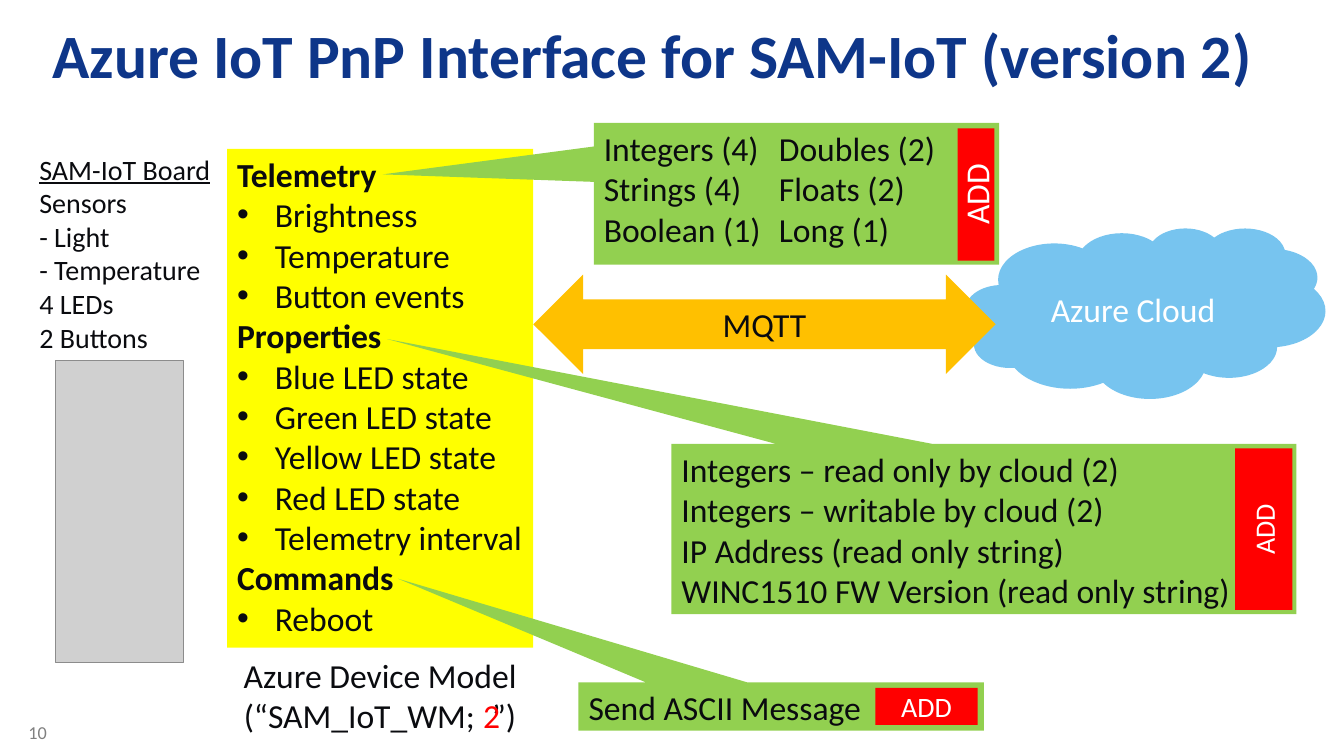
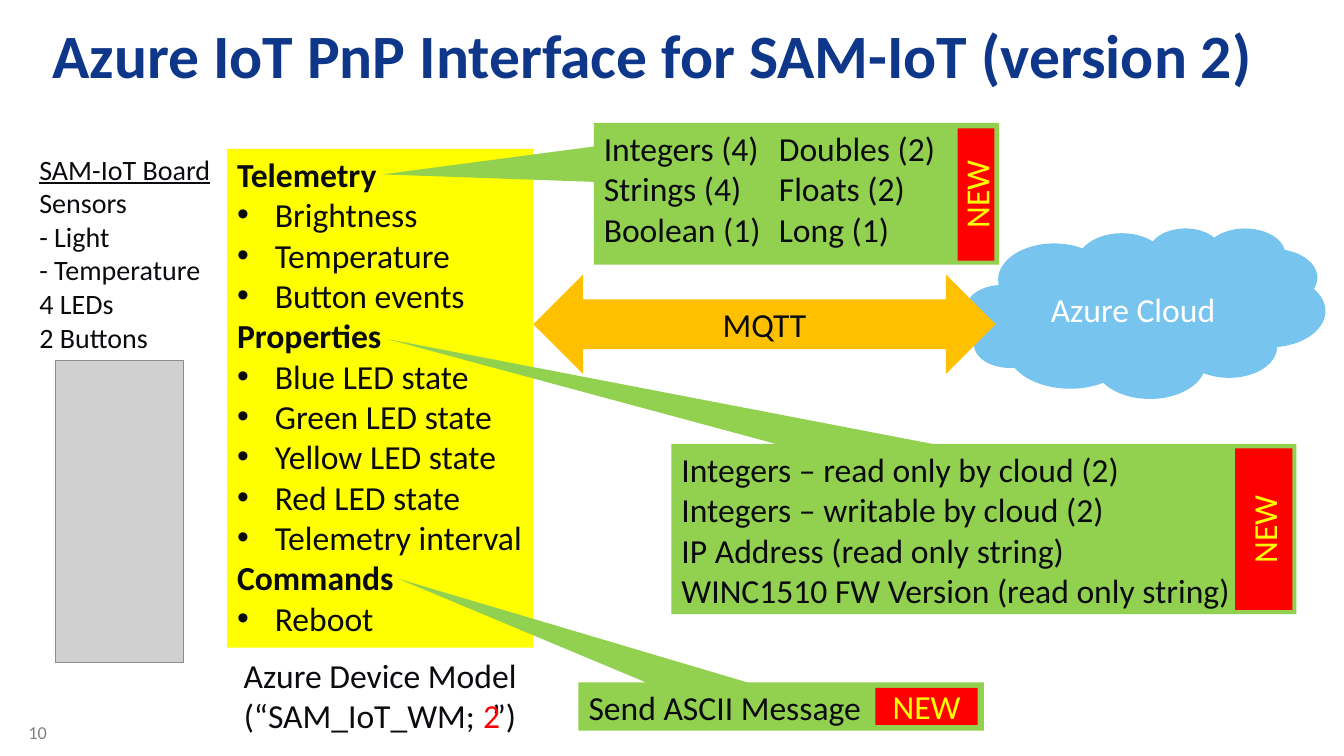
Before and after one commit to danewalton/Microchip-SAM-IoT-Wx, a slide deck: slide 10 of AO-Smith-MSFT-MCHP-r6.pptx. Drawn at 1344x756 pixels with LibreOffice and Linux fonts; fonts in the diff are those of the drawing; grey boxes stand for pictures; background and template pictures are left out. Boxes give left, top, right and bottom in pixels: in the first picture for what was removed or moved away, otherwise in the second. Text is boxed around its words. In the diff, an @@ line names an element or a change of style, - is before the commit and + after.

```diff
--- a/AO-Smith-MSFT-MCHP-r6.pptx
+++ b/AO-Smith-MSFT-MCHP-r6.pptx
@@ text in rectangle at (x1=957, y1=167, x2=998, y2=227): text changed; text colour #FFFFFF to #FFFF00 @@
-ADD
+NEW
@@ text in rectangle at (x1=1245, y1=501, x2=1286, y2=561): text changed; size 20 to 24 pt; text colour #FFFFFF to #FFFF00 @@
-ADD
+NEW
@@ text in rectangle at (x1=893, y1=697, x2=961, y2=728): text changed; size 20 to 24 pt; text colour #FFFFFF to #FFFF00 @@
-ADD
+NEW
```
Also in this commit, not shown: 1 other slide changed.
